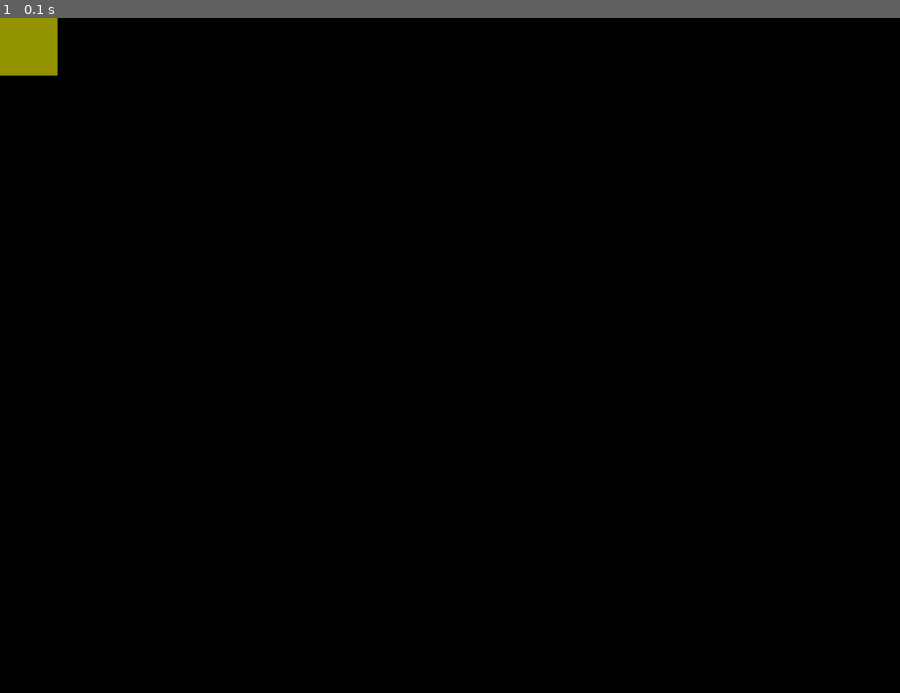
Above: before the commit, frame 1.
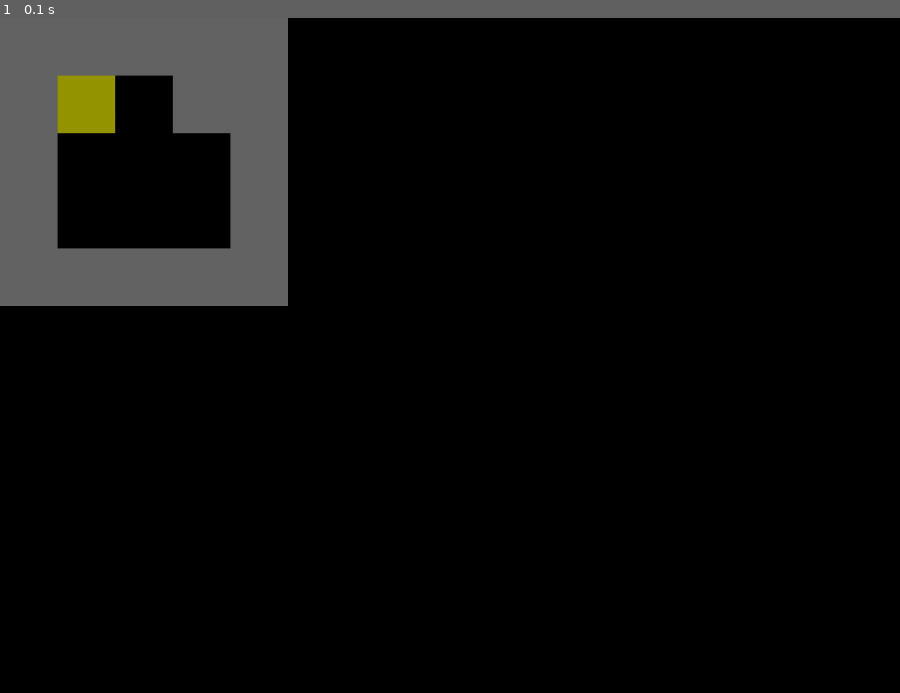
Above: after the commit, the same moment.

Repository: Henelik/Quest-for-Dormo
Game: pygame game, started from main.py
The game is run twice, just before and just after one commit, with the same random seed, the same clock (stepped at 60 frames per second) and the same inputs.
Inputs:
- Up to frame 1 (0.1 s): no input

The runs differ from the first frame. In frame 1, 9.9% of the frame differs, in the area x 0-32%, y 0-43%.

Commit message:
Added Level Class
Added tile-based level class with basic collision for player

Diff:
--- /dev/null
+++ b/Level.py
@@ -0,0 +1,49 @@
+import pygame
+
+level = [
+        [1, 1, 1, 1, 1],
+        [1, 0, 0, 1, 1],
+        [1, 0, 0, 0, 1],
+        [1, 0, 0, 0, 1],
+        [1, 1, 1, 1, 1]]
+
+class Level:
+    def __init__(self, screenScale):
+        self.tileset = level
+        self.screenScale = screenScale
+        self.xSize = len(self.tileset)
+        self.ySize = len(self.tileset[0])
+
+        self.instantiate()
+
+    def instantiate(self):
+        self.tiles = []
+        for y in range(self.ySize):
+            for x in range(self.xSize):
+                if self.tileset[y][x] == 1:
+                        self.tiles.append(Tile(x, y, self.screenScale))
+
+    def update(self):
+        pass
+
+    def getSpawn(self): # Called by player class to get spawning location
+        return(1, 1)
+
+class Tile(pygame.sprite.Sprite):
+    def __init__(self, x, y, screenScale):
+        pygame.sprite.Sprite.__init__(self)
+
+        # Create an image of the block, and fill it with a color.
+        # This could also be an image loaded from the disk.
+        self.image = pygame.Surface([screenScale, screenScale])
+        self.image.fill((100, 100, 100))
+
+        # Fetch the rectangle object that has the dimensions of the image
+        # Update the position of this object by setting the values of rect.x and rect.y
+        self.rect = self.image.get_rect()
+
+        self.update(x, y, screenScale)
+
+    def update(self, x, y, screenScale):
+        self.rect.x = x * screenScale
+        self.rect.y = y * screenScale
--- a/Player.py
+++ b/Player.py
@@ -1,12 +1,12 @@
 import pygame
 
 class Player(pygame.sprite.Sprite):
-    def __init__(self, screenScale):
-        self.possessed = False
-        self.xPos = 0
-        self.yPos = 0
+    def __init__(self, screenScale, level):
+        self.possessed = True # Can the player control the player character
+        self.xPos, self.yPos = level.getSpawn()
         self.facingDirection = 0
         self.screenScale = screenScale
+        self.levelRef = level
 
         pygame.sprite.Sprite.__init__(self)
 
@@ -18,24 +18,32 @@
         # Fetch the rectangle object that has the dimensions of the image
         # Update the position of this object by setting the values of rect.x and rect.y
         self.rect = self.image.get_rect()
+        self.update()
 
     def update(self):
         self.rect.x = self.xPos * self.screenScale
         self.rect.y = self.yPos * self.screenScale
-        #self.rect = pygame.Rect(self.xPosScreen, self.yPosScreen, 66, 92)
 
     def walkEast(self):
-        self.xPos += 1
-        self.update()
+        if self.xPos + 1 < self.levelRef.xSize:
+            if self.levelRef.tileset[self.yPos][self.xPos+1] == 0:
+                self.xPos += 1
+                self.update()
 
     def walkNorth(self):
-        self.yPos -= 1
-        self.update()
+        if self.yPos - 1 >= 0:
+            if self.levelRef.tileset[self.yPos-1][self.xPos] == 0:
+                self.yPos -= 1
+                self.update()
 
     def walkWest(self):
-        self.xPos -= 1
-        self.update()
+        if self.xPos - 1 >= 0:
+            if self.levelRef.tileset[self.yPos][self.xPos-1] == 0:
+                self.xPos -= 1
+                self.update()
 
     def walkSouth(self):
-        self.yPos += 1
-        self.update()
+        if self.yPos + 1 < self.levelRef.ySize:
+            if self.levelRef.tileset[self.yPos+1][self.xPos] == 0:
+                self.yPos += 1
+                self.update()
--- a/main.py
+++ b/main.py
@@ -1,6 +1,5 @@
 import sys, pygame
-import Player
-pygame.init()
+import Player, Level
 
 class App:
     def __init__(self):
@@ -62,7 +61,11 @@
 
         self.keys = {273:"up", 276:"left", 275:"right", 274:"down"}
 
-        self.player = Player.Player(self.screenScale)
+        self.level = Level.Level(self.screenScale)
+        for t in self.level.tiles:
+            self.renderGroup.add(t)
+
+        self.player = Player.Player(self.screenScale, self.level)
         self.renderGroup.add(self.player)
 
         while(self._running):
